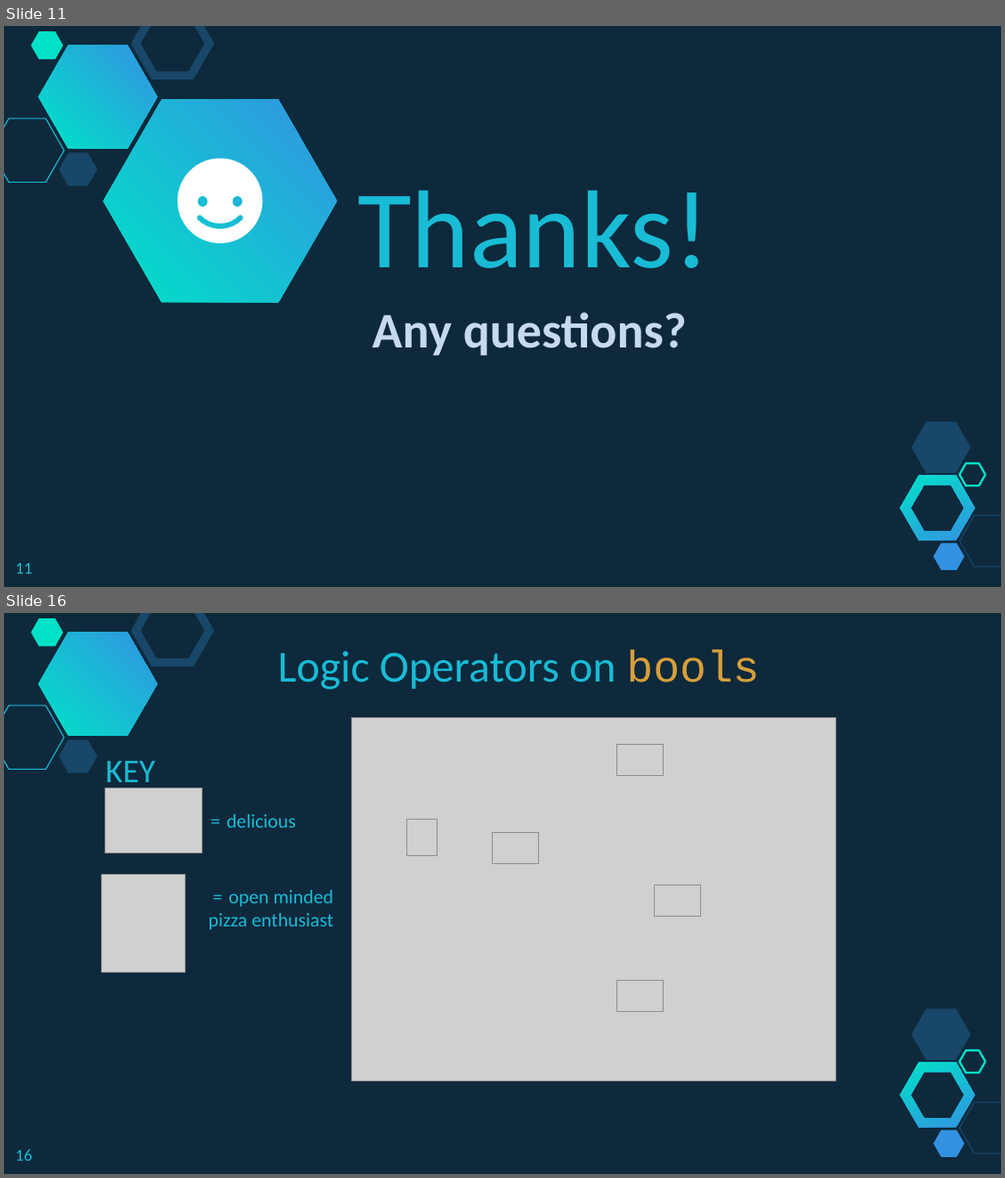
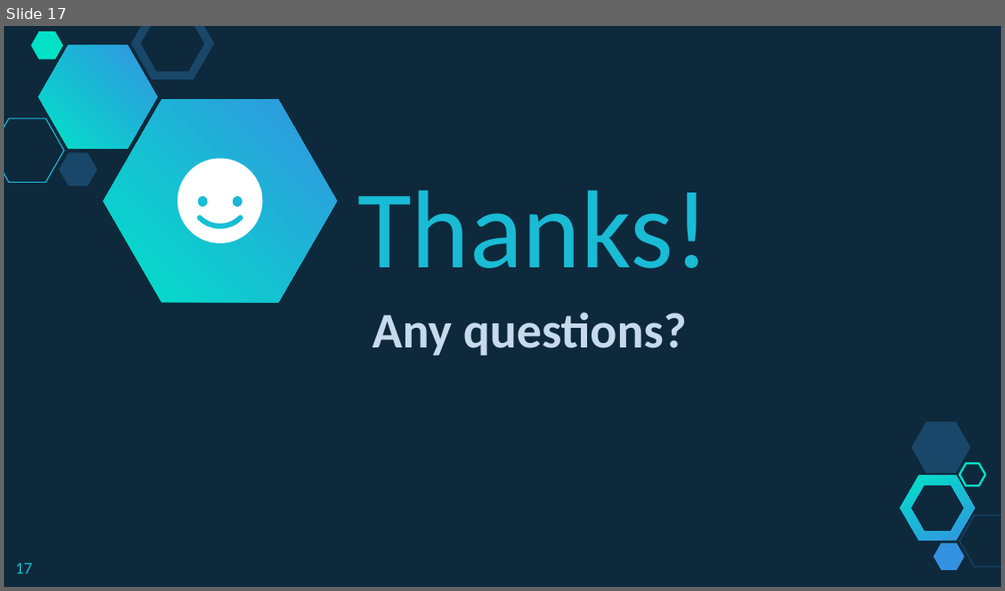
Before and after one commit to branhoff/python_class_101, a slide deck: lecture_slides/6_Python Lesson - Control Flow - While and For Loops.pptx. Shown one above the other, each under a label of ours: slides 11 and 16 before the commit, slide 17 after it; the slides between them are not shown. The pictures are 1005x1178 and 1005x591 pixels, drawn with LibreOffice and Linux fonts; fonts in the diff are those of the drawing; grey boxes stand for pictures. Boxes give left, top, right and bottom in pixels: in the first picture for what was removed or moved away, otherwise in the second. Text is boxed around its words. In the diff, an @@ line names an element or a change of style, - is before the commit and + after.

```diff
--- a/lecture_slides/6_Python Lesson - Control Flow - While and For Loops.pptx
+++ b/lecture_slides/6_Python Lesson - Control Flow - While and For Loops.pptx
@@ slide 16 removed at [4,613,1001,1174], background #0E293C; not listed: 10 template elements that a slide beside it also shows @@
@@ text removed at [278,649,759,690] @@
-Logic Operators on bools
@@ picture removed at [352,718,835,1081] @@
@@ picture removed at [617,745,663,776] @@
@@ text removed at [105,761,155,791] @@
-KEY
@@ picture removed at [105,788,202,853] @@
@@ text removed at [226,814,296,827] @@
-= delicious
@@ picture removed at [406,819,437,855] @@
@@ picture removed at [493,832,539,863] @@
@@ picture removed at [102,874,186,972] @@
@@ text removed at [209,890,334,930] @@
-= open minded pizza enthusiast
@@ picture removed at [654,885,701,916] @@
@@ picture removed at [617,980,663,1011] @@
@@ page number removed at [16,1149,32,1160] @@
-16
@@ what was slide 11 is now slide 17 @@
@@ page number at [16,563,32,573]: text changed @@
-11
+17
```
Also in this commit, not shown: 6 slides added, 14 other slides removed, 11 other files.
